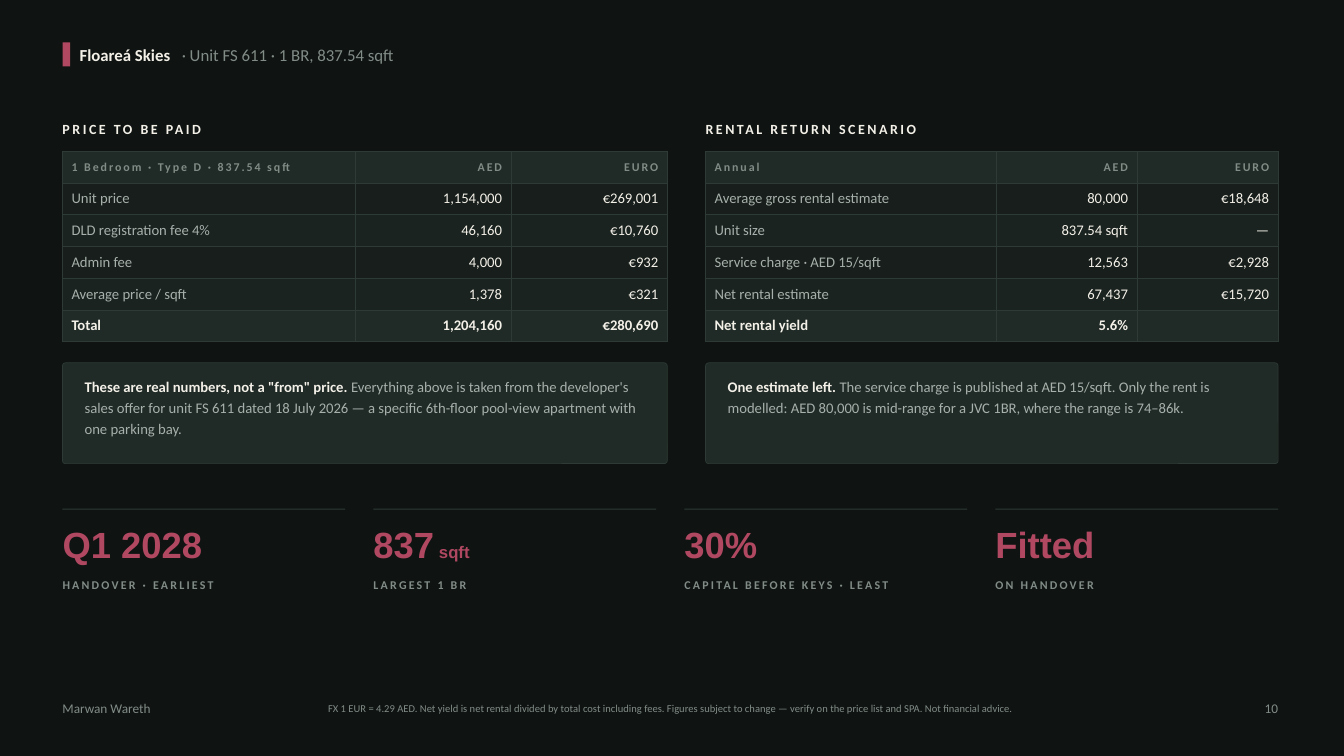
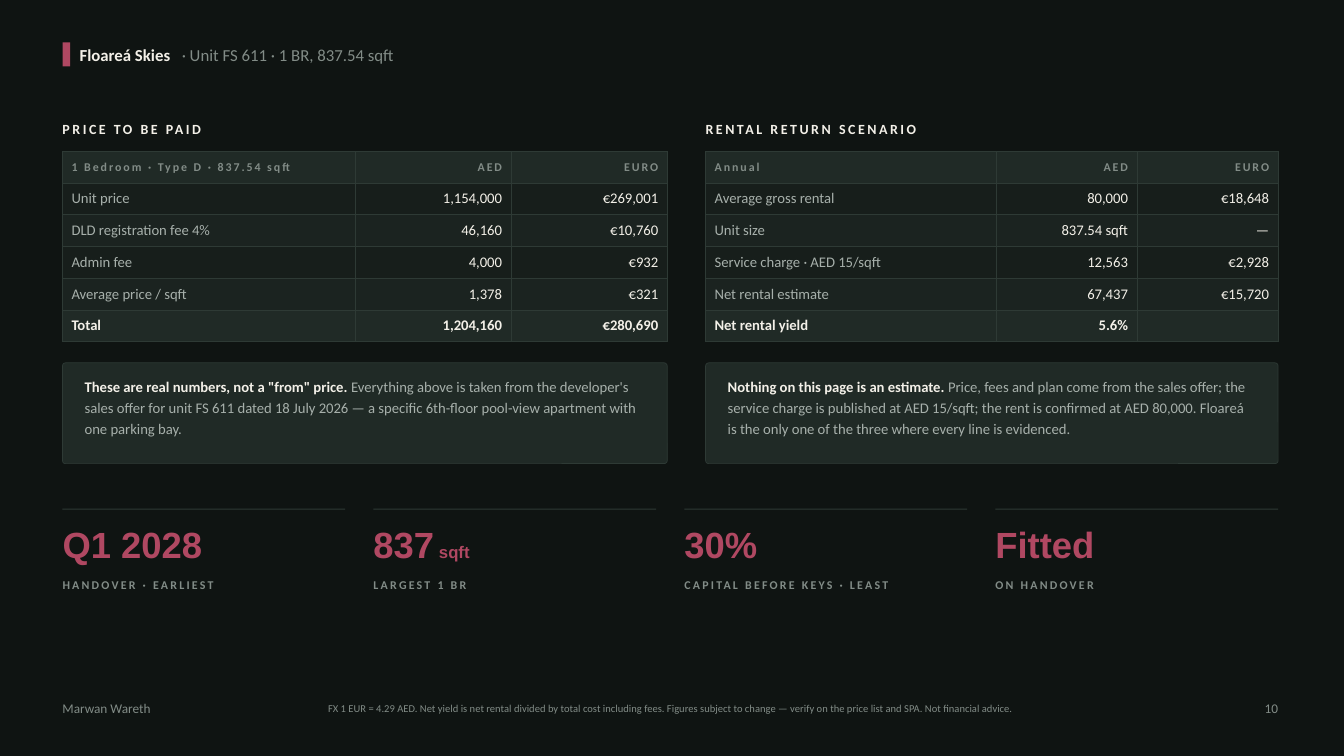
Before and after one commit to MWareth/openai-startup-name-generator, a slide deck: slide 10 of docs/client-deck/Three-Projects-One-Decision.pptx. Drawn at 1344x756 pixels with LibreOffice and Linux fonts; fonts in the diff are those of the drawing. Boxes give left, top, right and bottom in pixels: in the first picture for what was removed or moved away, otherwise in the second. Text is boxed around its words. In the diff, an @@ line names an element or a change of style, - is before the commit and + after.

```diff
--- a/docs/client-deck/Three-Projects-One-Decision.pptx
+++ b/docs/client-deck/Three-Projects-One-Decision.pptx
@@ table at [706,151,1278,337] @@
-row 2, column 1: Average gross rental estimate
+row 2, column 1: Average gross rental
@@ text at [728,381,1245,437]: text changed @@
-One estimate left. The service charge is published at AED 15/sqft. Only the rent is modelled: AED 80,000 is mid-range for a JVC 1BR, where the range is 74–86k.
+Nothing on this page is an estimate. Price, fees and plan come from the sales offer; the service charge is published at AED 15/sqft; the rent is confirmed at AED 80,000. Floareá is the only one of the three where every line is evidenced.
```
Also in this commit, not shown: 1 other slide changed, 3 other files.
